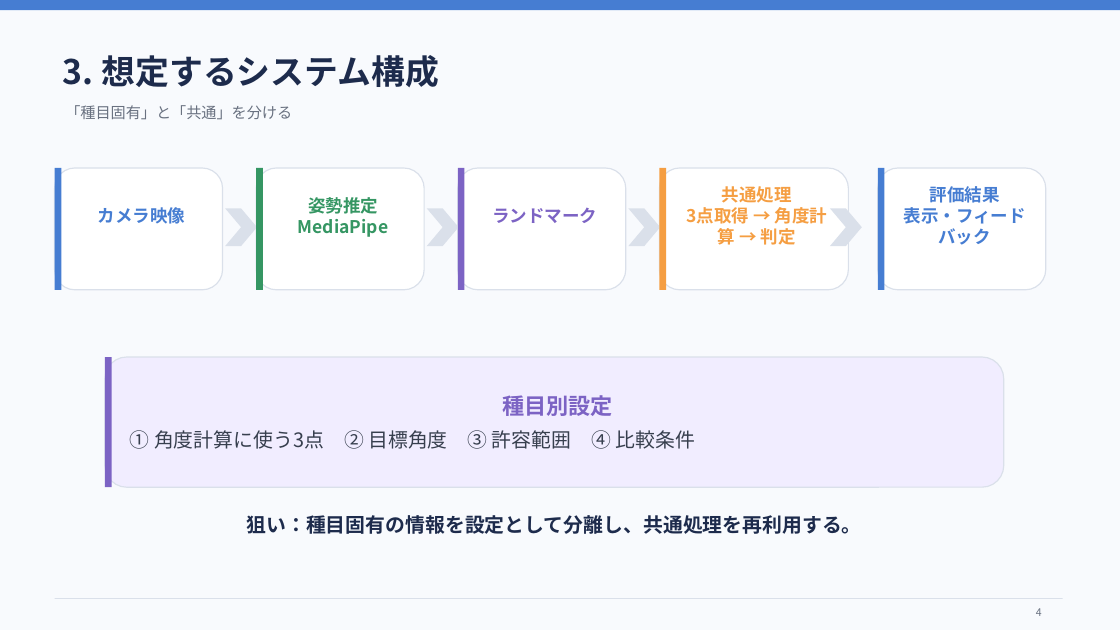
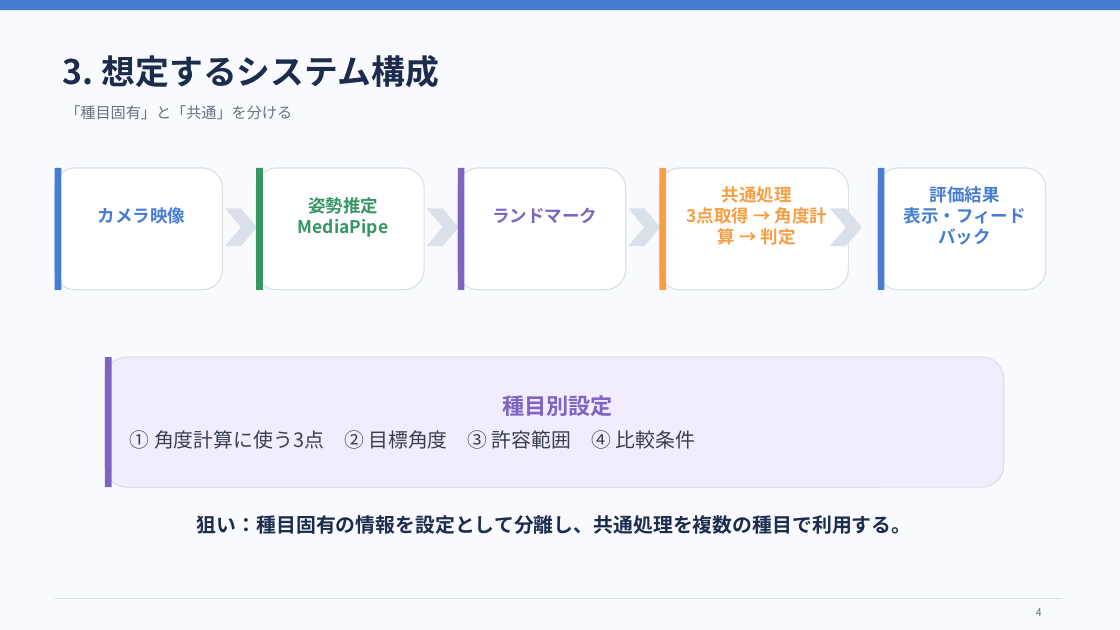
Before and after one commit to miyazawa-lab/syoudai-kenkyuusitu, a slide deck: slide 4 of matome/中間発表修正.pptx. Drawn at 1120x630 pixels with LibreOffice and Linux fonts; fonts in the diff are those of the drawing. Boxes give left, top, right and bottom in pixels: in the first picture for what was removed or moved away, otherwise in the second. Text is boxed around its words. In the diff, an @@ line names an element or a change of style, - is before the commit and + after.

```diff
--- a/matome/中間発表修正.pptx
+++ b/matome/中間発表修正.pptx
@@ text at box(197, 515, 912, 534): text changed @@
-狙い：種目固有の情報を設定として分離し、共通処理を再利用する。
+狙い：種目固有の情報を設定として分離し、共通処理を複数の種目で利用する。
```
Also in this commit, not shown: 4 other slides changed, 3 other files.
